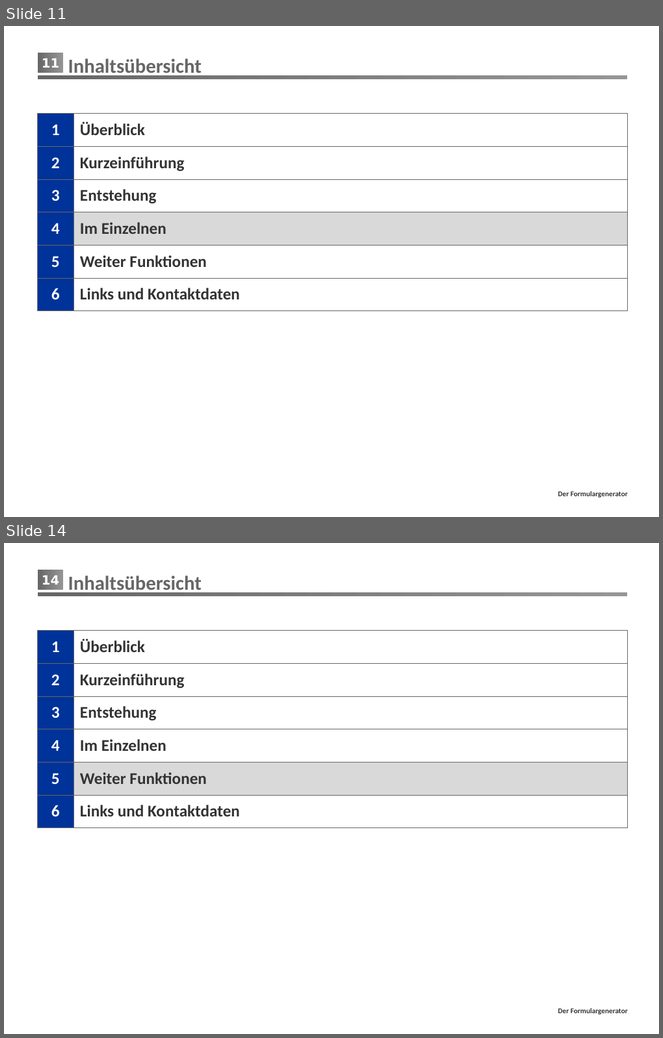
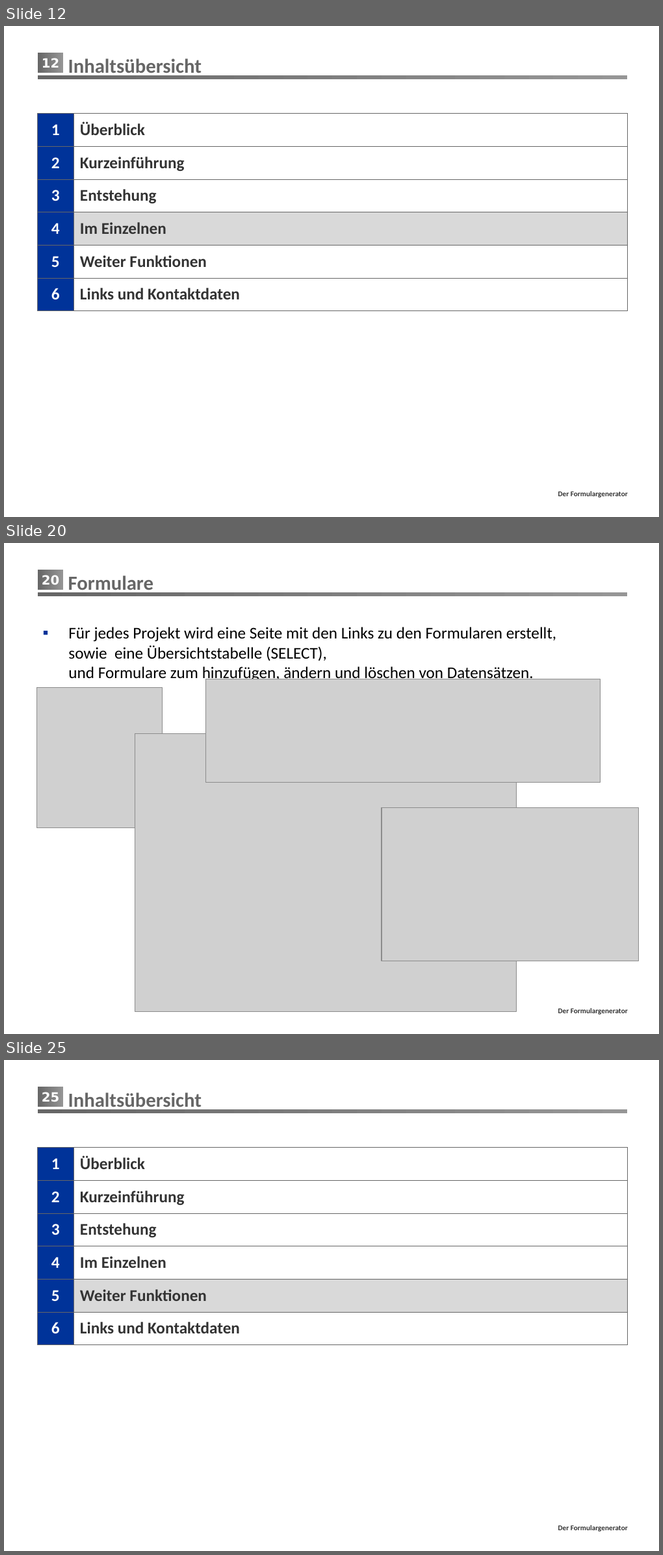
Before and after one commit to mrmorden74/formgen, a slide deck: Präsentation/FormGen.pptx. Shown one above the other, each under a label of ours: slides 11 and 14 before the commit, slides 12, 20 and 25 after it; the slides between them are not shown. The pictures are 663x1038 and 663x1555 pixels, drawn with LibreOffice and Linux fonts; fonts in the diff are those of the drawing; grey boxes stand for pictures; background and template pictures are left out. Boxes give left, top, right and bottom in pixels: in the first picture for what was removed or moved away, otherwise in the second. Text is boxed around its words. In the diff, an @@ line names an element or a change of style, - is before the commit and + after.

```diff
--- a/Präsentation/FormGen.pptx
+++ b/Präsentation/FormGen.pptx
@@ slide 20 added at (x1=4, y1=543, x2=659, y2=1034), background #FFFFFF; not listed: 3 template elements that a slide beside it also shows @@
@@ title added at (x1=68, y1=575, x2=154, y2=595), 22 pt, text #666666, bold @@
+Formulare
@@ text added at (x1=68, y1=627, x2=556, y2=682), 18 pt, text #000000 @@
+▪ Für jedes Projekt wird eine Seite mit den Links zu den Formularen erstellt,
+  sowie eine Übersichtstabelle (SELECT),
+  und Formulare zum hinzufügen, ändern und löschen von Datensätzen.
@@ picture added at (x1=36, y1=687, x2=162, y2=827) @@
@@ picture added at (x1=206, y1=679, x2=600, y2=783) @@
@@ picture added at (x1=135, y1=733, x2=516, y2=1012) @@
@@ picture added at (x1=382, y1=808, x2=638, y2=961) @@
@@ what was slide 11 is now slide 12 @@
@@ page number at (x1=42, y1=58, x2=59, y2=68): text changed @@
-11
+12
@@ what was slide 14 is now slide 25 @@
@@ page number at (x1=42, y1=1092, x2=59, y2=1102): text changed @@
-14
+25
```
Also in this commit, not shown: 6 slides changed, 12 other slides added, 1 slide removed, 4 other files.
